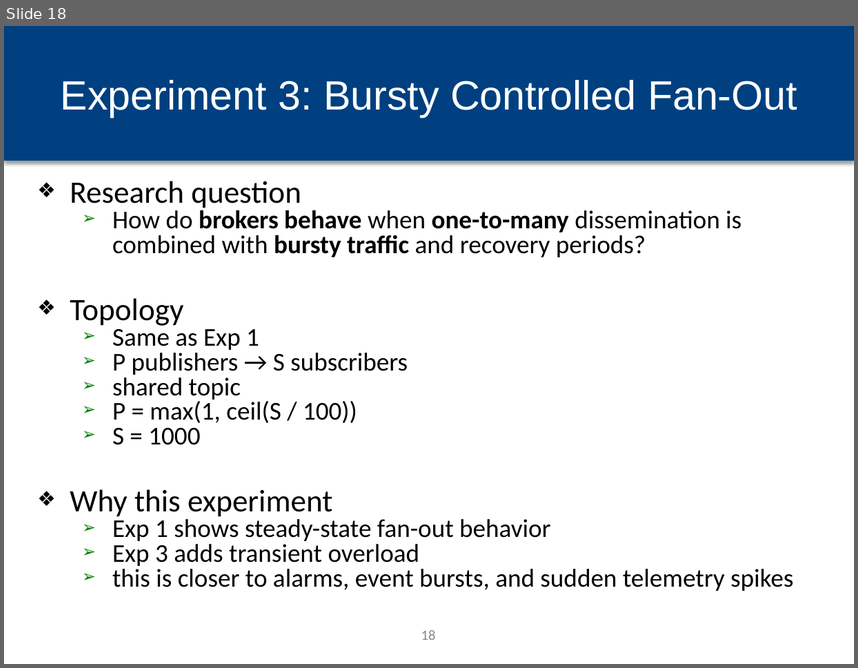
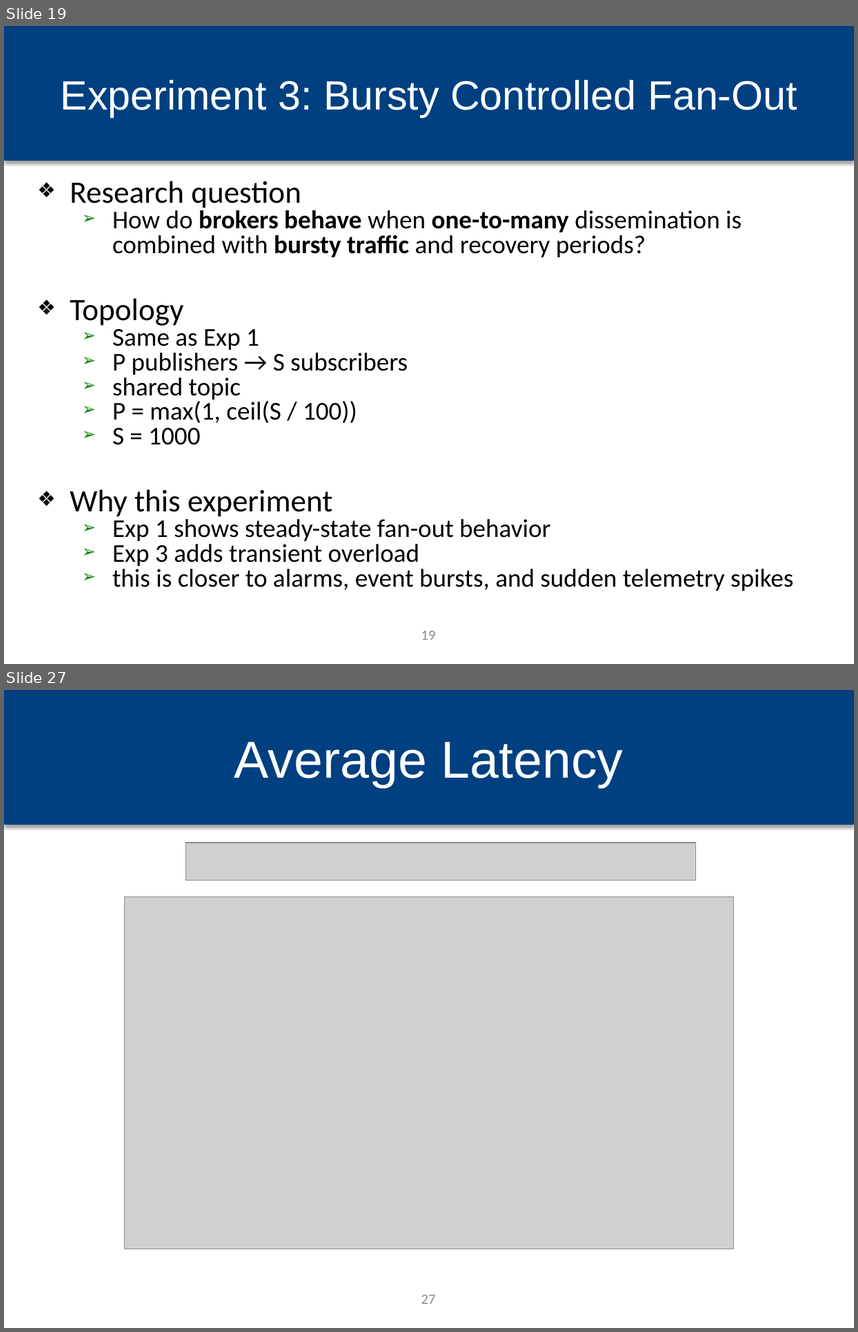
Before and after one commit to hpcclab/mq-bench, a slide deck: docs/Plan/MQ_Bench_Journal_Extension_final.pptx. Shown one above the other, each under a label of ours: slide 18 before the commit, slides 19 and 27 after it; the slides between them are not shown. The pictures are 858x668 and 858x1332 pixels, drawn with LibreOffice and Linux fonts; fonts in the diff are those of the drawing; grey boxes stand for pictures; background and template pictures are left out. Boxes give left, top, right and bottom in pixels: in the first picture for what was removed or moved away, otherwise in the second. Text is boxed around its words. In the diff, an @@ line names an element or a change of style, - is before the commit and + after.

```diff
--- a/docs/Plan/MQ_Bench_Journal_Extension_final.pptx
+++ b/docs/Plan/MQ_Bench_Journal_Extension_final.pptx
@@ slide 27 added at (x1=4, y1=690, x2=854, y2=1328), background #FFFFFF; not listed: 1 template element that a slide beside it also shows @@
@@ title added at (x1=234, y1=742, x2=624, y2=787), 44 pt, text #FFFFFF @@
+Average Latency
@@ picture added at (x1=186, y1=842, x2=696, y2=880) @@
@@ picture added at (x1=125, y1=896, x2=734, y2=1250) @@
@@ page number added at (x1=421, y1=1294, x2=436, y2=1303), 12 pt, text #888888 @@
+27
@@ what was slide 18 is now slide 19 @@
@@ page number at (x1=421, y1=630, x2=436, y2=639): text changed @@
-18
+19
```
Also in this commit, not shown: 23 slides changed, 7 other slides added, 1 slide removed, 12 other files.
